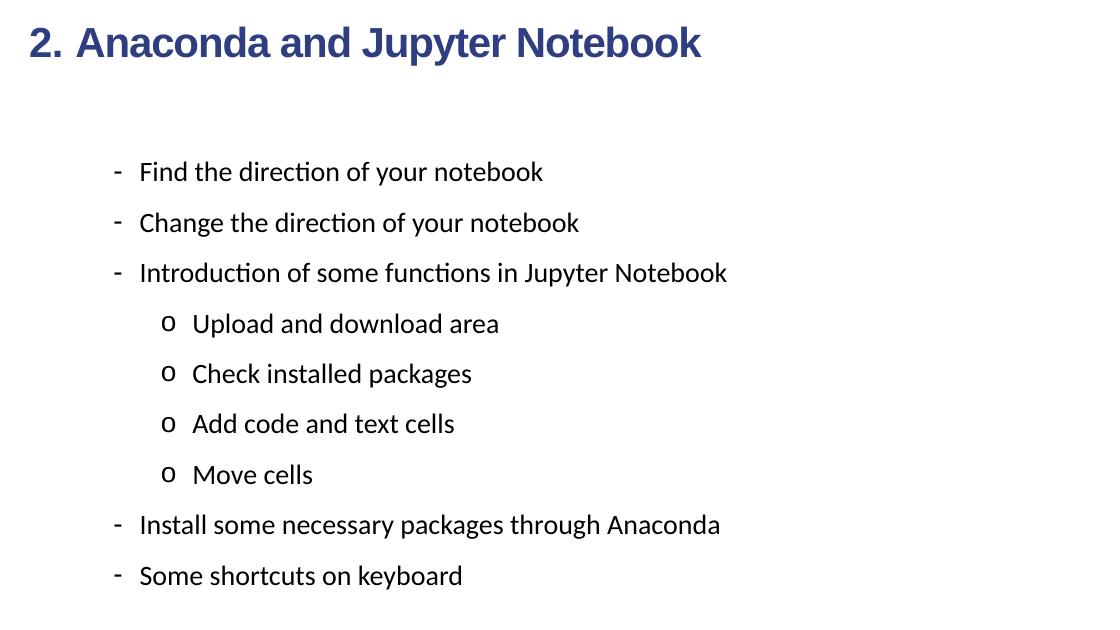
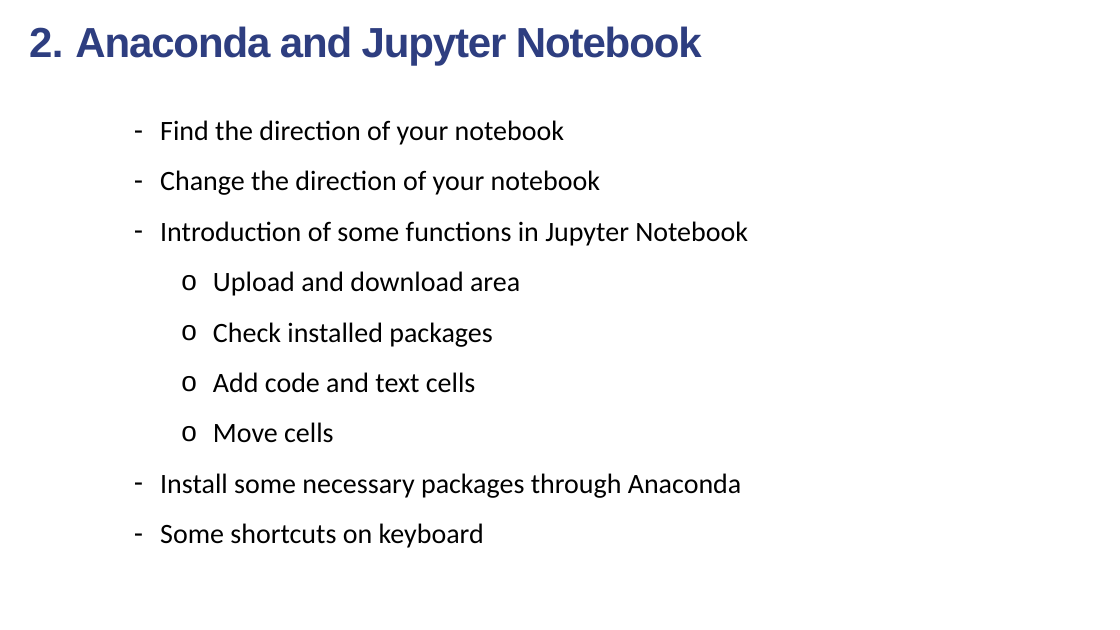
Before and after one commit to quanghuy2506/NUSC-LDA, a slide deck: slide 17 of PPT slides.pptx. Drawn at 1120x630 pixels with LibreOffice and Linux fonts; fonts in the diff are those of the drawing; background and template pictures are left out. Boxes give left, top, right and bottom in pixels: in the first picture for what was removed or moved away, otherwise in the second. Text is boxed around its words. In the diff, an @@ line names an element or a change of style, - is before the commit and + after.

```diff
--- a/PPT slides.pptx
+++ b/PPT slides.pptx
@@ text "Find the direction of your ...": place and size @@
-text "Find the direction of your ..." at [140, 161, 728, 590]
+text "Find the direction of your ..." at [160, 120, 748, 548]
```
Also in this commit, not shown: 11 other slides changed, 3 slides added.
